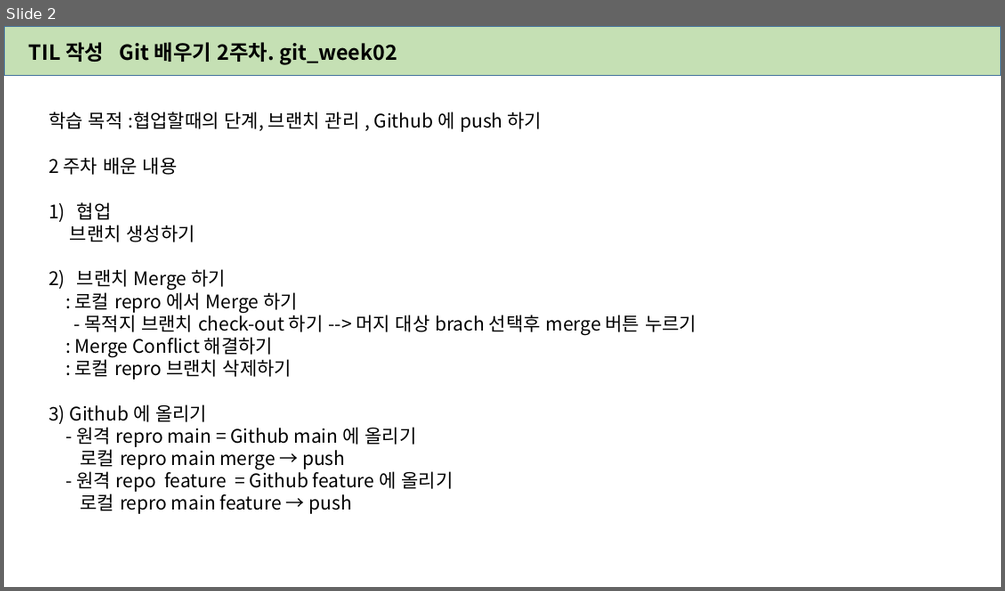
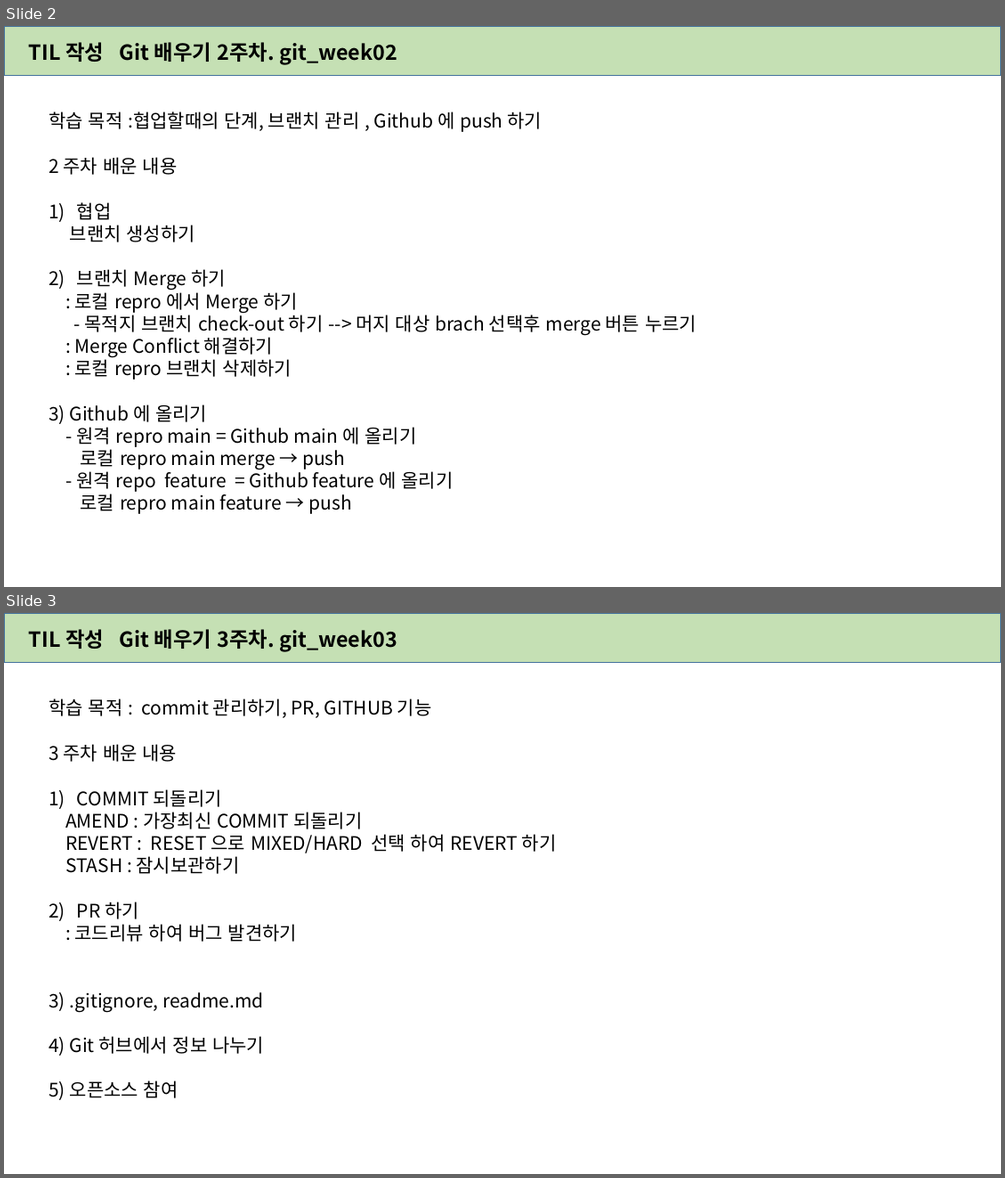
Before and after one commit to wogusdl/TIL, a slide deck: TIL.pptx. Shown one above the other, each under a label of ours: slide 2 before the commit, slides 2 and 3 after it. The pictures are 1005x591 and 1005x1178 pixels, drawn with LibreOffice and Linux fonts; fonts in the diff are those of the drawing. Boxes give left, top, right and bottom in pixels: in the first picture for what was removed or moved away, otherwise in the second. Text is boxed around its words. In the diff, an @@ line names an element or a change of style, - is before the commit and + after.

Commit message:
3주차 TIL 작성

```diff
--- a/TIL.pptx
+++ b/TIL.pptx
@@ slide 3 added at (x1=4, y1=613, x2=1001, y2=1174), background #FFFFFF @@
@@ rectangle added at (x1=4, y1=613, x2=1001, y2=662), fill #C5E0B4, outline #43739E 1 pt @@
@@ text added at (x1=29, y1=629, x2=104, y2=649), 20 pt, text #000000, bold @@
+TIL 작성
@@ text added at (x1=120, y1=629, x2=397, y2=652), 20 pt, text #000000, bold @@
+Git 배우기 3주차. git_week03
@@ text added at (x1=48, y1=698, x2=432, y2=718), 18 pt, text #000000 @@
+학습 목적 : commit 관리하기, PR, GITHUB 기능
@@ text added at (x1=48, y1=744, x2=557, y2=1100), 18 pt, text #000000 @@
+3 주차 배운 내용
+1) COMMIT 되돌리기
+AMEND : 가장최신 COMMIT 되돌리기
+REVERT : RESET 으로 MIXED/HARD 선택 하여 REVERT 하기
+STASH : 잠시보관하기
+2) PR 하기
+: 코드리뷰 하여 버그 발견하기
+3) .gitignore, readme.md
+4) Git 허브에서 정보 나누기
+5) 오픈소스 참여
```
